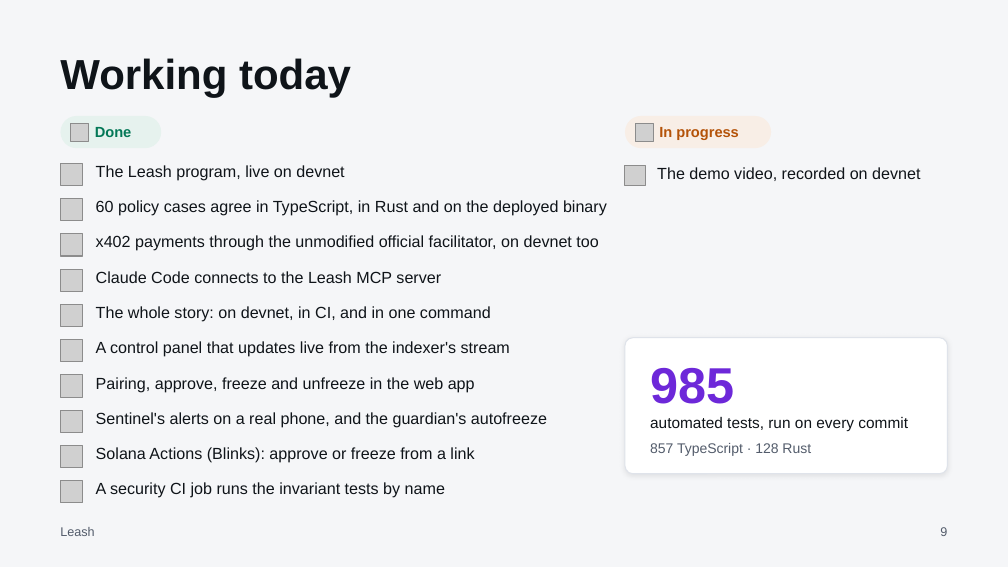
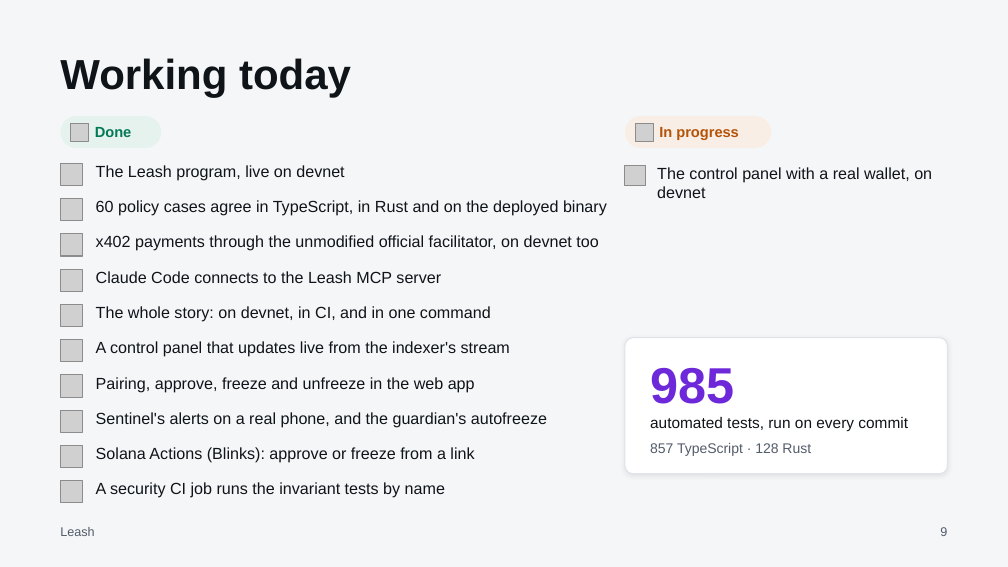
Before and after one commit to parthdeshmukh488-ops/hub, a slide deck: slide 9 of docs/pitch/leash-deck.pptx. Drawn at 1008x567 pixels with LibreOffice and Linux fonts; fonts in the diff are those of the drawing; grey boxes stand for pictures. Boxes give left, top, right and bottom in pixels: in the first picture for what was removed or moved away, otherwise in the second. Text is boxed around its words. In the diff, an @@ line names an element or a change of style, - is before the commit and + after.

```diff
--- a/docs/pitch/leash-deck.pptx
+++ b/docs/pitch/leash-deck.pptx
@@ text at (657, 167, 932, 198): text changed @@
-The demo video, recorded on devnet
+The control panel with a real wallet, on devnet
```
Also in this commit, not shown: 1 other slide changed, 7 other files.
